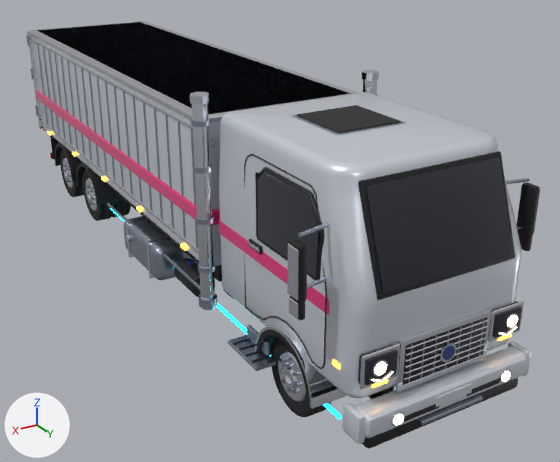
The glTF model game/assets/vehicles/dekotora/truck/dekotora_truck_base.glb: old version first, new version second.
Rendered twice from a 50 mm lens placed at (5.29, 16.85, 5.76), pointed at (-0.75, 6.79, 0.72). Arrows for +X, +Y and +Z are at lower left; the lights stay in place. The older version comes first. Where no turn or scale is listed for an object, it has been applied to the vertices. Vertices at exactly the same position are counted once.

In view in the first picture: 'truck_chrome', 'truck_glass', 'truck_lamp_white', 'truck_paint_pink', 'truck_paint_white', 'truck_plastic_black', 'truck_steel', 'wheel_f_R', 'wheel_r_R_3.0_1.06' and 6 more.
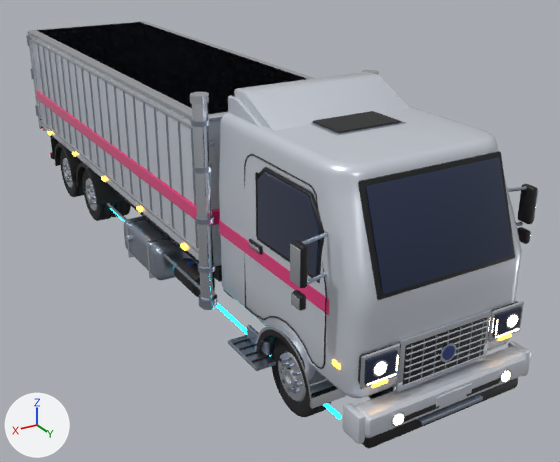
What changed in the scene script:
```text
Change me_truck_chrome:
    remove me_truck_chrome.from_pydata(...)  # 2056 vertices, 3896 faces; spans x -0.66..2.66, y -6.07..5.85, z -0.31..3.02
    add me_truck_chrome.from_pydata(...)  # 2184 vertices, 4152 faces; spans x -0.64..2.64, y -6.07..5.85, z -0.31..3.02
    me_truck_chrome part 1: a new loose piece of 56 vertices spanning x 2.62..2.64, y 5.07..5.24, z 1.72..2.12, in mat_chrome (white #e6ebf2)
    me_truck_chrome part 2: a new loose piece of 56 vertices spanning x 2.62..2.63, y 5.08..5.22, z 1.45..1.59, in mat_chrome (white #e6ebf2)
    me_truck_chrome part 3: 14 vertices moved from x -0.66..-0.63, y 5.06..5.24, z 1.53..2.13 to x -0.64..-0.62, y 5.07..5.23, z 1.72..2.12; 34 vertices removed from x -0.66..-0.63, y 5.06..5.24, z 1.36..2.13; 42 vertices added at x -0.64..-0.62, y 5.07..5.24, z 1.72..2.12
    me_truck_chrome part 4: 48 vertices removed from x 2.63..2.66, y 5.06..5.24, z 1.36..2.13
    other edits to the shape of me_truck_chrome do not show in these pictures
Change me_truck_lamp_white:
    where me_truck_lamp_white.from_pydata(...)  # 368 vertices, 696 faces; spans x -0.16..2.16, y -0.03..11.82, z -0.66..0.09
    me_truck_lamp_white part 5: 96 of 368 vertices moved; they spanned x -0.04..2.04, y 11.64..11.66, z -0.17..-0.09 and now span x -0.09..2.09, y 11.64..11.66, z -0.16..0.09; mean shift (0.0, -0.01, 0.05); largest move (2.03, 11.64, -0.1) -> (1.71, 11.64, 0.08)
Change me_truck_paint_white:
    remove me_truck_paint_white.from_pydata(...)  # 892 vertices, 1736 faces; spans x -1.25..1.25, y -4.15..7.65, z -1.6..1.2
    add me_truck_paint_white.from_pydata(...)  # 996 vertices, 1932 faces; spans x -1.25..1.25, y -4.15..7.65, z -1.6..1.5
    me_truck_paint_white part 6: a new loose piece of 56 vertices spanning x -1.0..1.0, y 4.52..5.48, z 1.18..1.5, in mat_paint_white (white #d6dce6)
    me_truck_paint_white part 7: a new loose piece of 24 vertices spanning x 1.0..1.04, y 4.45..5.39, z 1.14..1.4, in mat_paint_white (white #d6dce6)
    other edits to the shape of me_truck_paint_white do not show in these pictures
Change me_truck_plastic_black:
    remove me_truck_plastic_black.from_pydata(...)  # 4492 vertices, 8280 faces; spans x -1.15..2.15, y -6.08..5.84, z -0.37..2.69
    add me_truck_plastic_black.from_pydata(...)  # 4652 vertices, 8600 faces; spans x -1.12..2.12, y -6.08..5.84, z -0.37..2.69
    me_truck_plastic_black part 8: the loose piece of 56 vertices spanning x 2.05..2.15, y 5.04..5.26, z 1.39..2.01 is rebuilt with 96 vertices and now spans x 2.03..2.12, y 5.05..5.25, z 1.54..2.0
    me_truck_plastic_black part 9: the loose piece of 56 vertices spanning x -1.15..-1.05, y 5.04..5.26, z 1.39..2.01 is rebuilt with 96 vertices and now spans x -1.12..-1.04, y 5.05..5.25, z 1.54..2.0
    me_truck_plastic_black part 10: a new loose piece of 96 vertices spanning x -1.12..-1.04, y 5.07..5.24, z 1.28..1.45, in mat_plastic_black (black #121214)
    me_truck_plastic_black part 11: a new loose piece of 96 vertices spanning x 2.04..2.12, y 5.07..5.24, z 1.28..1.45, in mat_plastic_black (black #121214)
    me_truck_plastic_black part 12: 56 vertices removed from x -1.14..-1.06, y 5.05..5.25, z 1.19..1.41
    me_truck_plastic_black part 13: 56 vertices removed from x 2.06..2.14, y 5.05..5.25, z 1.19..1.41
Change me_truck_steel:
    remove me_truck_steel.from_pydata(...)  # 2898 vertices, 5464 faces; spans x -0.57..2.57, y -6.6..5.26, z -0.29..2.83
    add me_truck_steel.from_pydata(...)  # 2898 vertices, 5464 faces; spans x -0.55..2.55, y -6.6..5.26, z -0.29..2.83
    me_truck_steel part 14: the loose piece of 16 vertices spanning x -0.57..-0.2, y 4.43..4.55, z 1.6..1.64 is moved by (0.01, 0.0, 0.05)
    me_truck_steel part 15: the loose piece of 16 vertices spanning x -0.57..-0.2, y 4.43..4.55, z 2.2..2.24 is moved by (0.01, 0.0, -0.1)
    me_truck_steel part 16: the loose piece of 16 vertices spanning x 2.2..2.57, y 4.43..4.55, z 1.6..1.64 is moved by (-0.01, 0.0, 0.05)
    me_truck_steel part 17: the loose piece of 16 vertices spanning x 2.2..2.57, y 4.43..4.55, z 2.2..2.24 is moved by (-0.01, 0.0, -0.1)
```

Pixel boxes (x1, y1, x2, y2) of what changed, in the pictures (560 x 462 px; the box of a moved part takes in the faces that stretch with it):
'truck_steel', reshaped: before (26, 22, 530, 425); after (26, 22, 527, 425)
'truck_chrome', reshaped: before (27, 21, 540, 427); after (27, 21, 538, 427)
'truck_plastic_black', reshaped: before (50, 105, 540, 448); after (50, 111, 538, 448)
'truck_lamp_white', reshaped: before (371, 315, 518, 425); after (367, 315, 519, 425)
part 1 of me_truck_chrome, added: after (290, 244, 301, 287)
part 2 of me_truck_chrome, added: after (291, 293, 300, 310)
part 3 of me_truck_chrome, moved or reshaped: before (531, 193, 540, 245); after (533, 191, 538, 221)
part 4 of me_truck_chrome, deleted: before (287, 244, 299, 319)
part 5 of me_truck_lamp_white, moved or reshaped: before (371, 326, 517, 382); after (367, 319, 519, 385)
part 6 of me_truck_paint_white, added: after (234, 71, 409, 130)
part 7 of me_truck_paint_white, added: after (228, 95, 262, 127)
part 8 of me_truck_plastic_black, rebuilt (11% narrower, 25% shorter): before (289, 239, 307, 303); after (292, 240, 308, 288)
part 9 of me_truck_plastic_black, rebuilt (12% narrower, 24% shorter): before (517, 183, 540, 236); after (518, 184, 538, 224)
part 10 of me_truck_plastic_black, added: after (517, 227, 530, 244)
part 11 of me_truck_plastic_black, added: after (293, 290, 306, 311)
part 12 of me_truck_plastic_black, deleted: before (518, 232, 532, 251)
part 13 of me_truck_plastic_black, deleted: before (290, 296, 305, 320)
part 14 of me_truck_steel, moved or reshaped: before (517, 226, 522, 230); after (516, 222, 523, 226)
part 15 of me_truck_steel, moved or reshaped: before (506, 178, 530, 184); after (508, 186, 527, 192)
part 16 of me_truck_steel, moved or reshaped: before (307, 277, 327, 289); after (307, 272, 327, 285)
part 17 of me_truck_steel, moved or reshaped: before (298, 223, 328, 237); after (302, 232, 328, 245)
